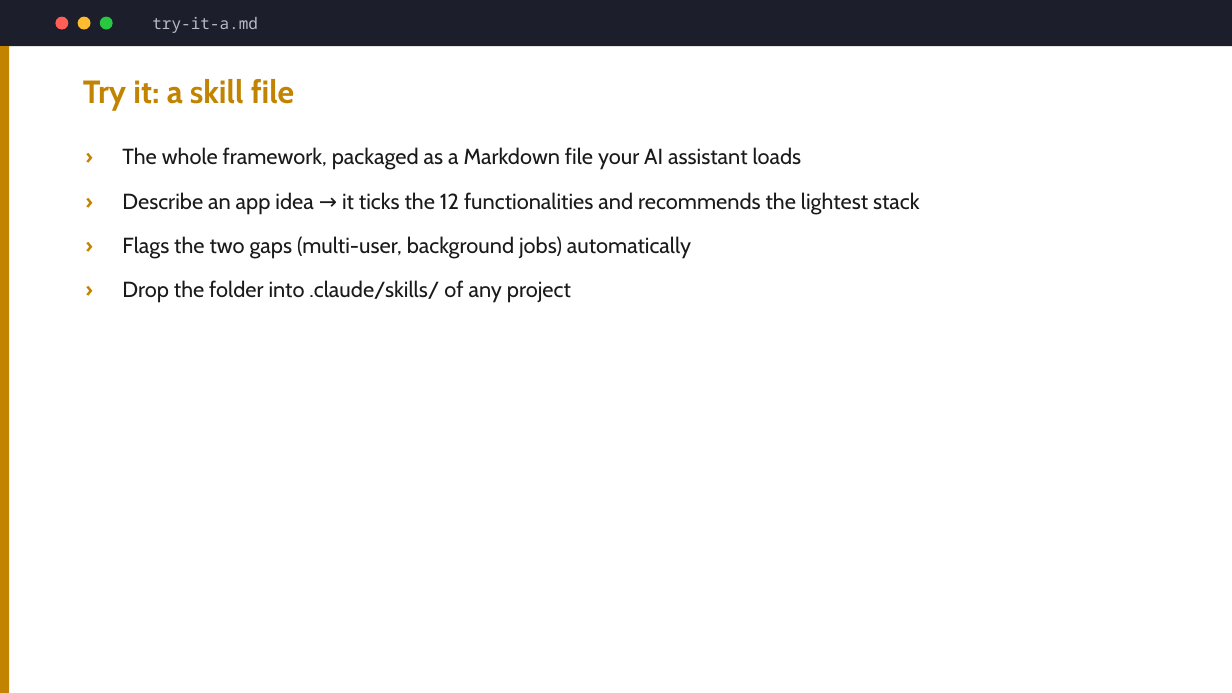
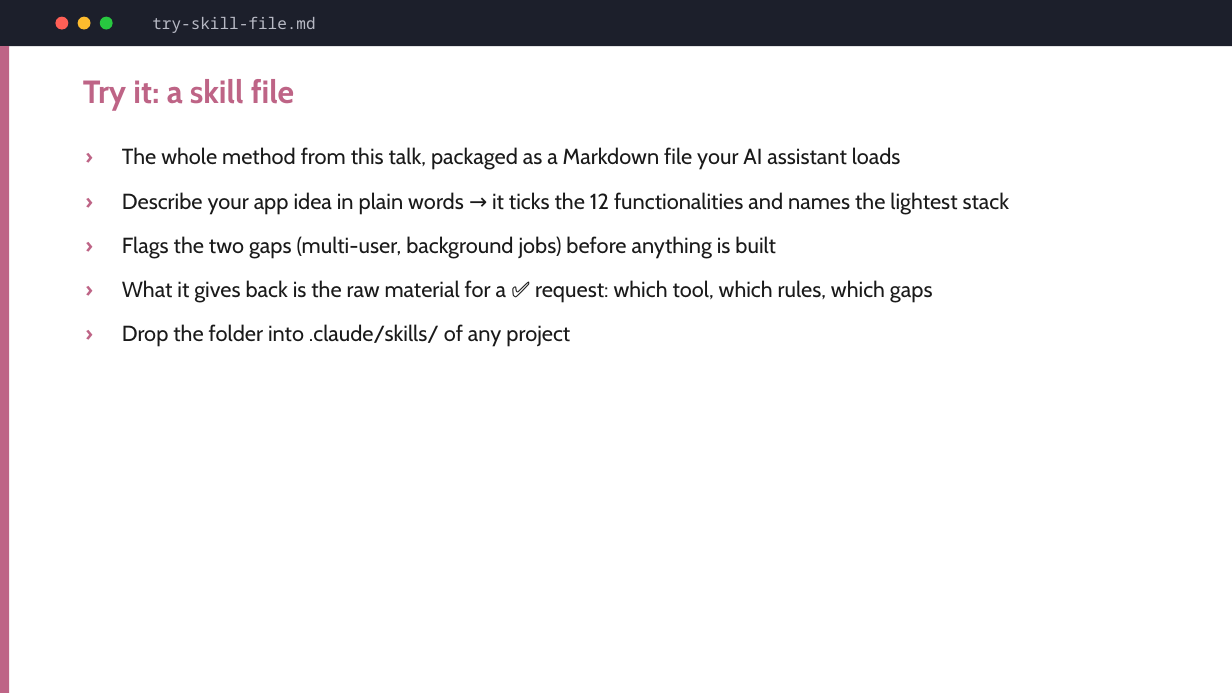
Before and after one commit to hovinh/web-development-learning-lab, a slide deck: slide 31 of blog/web-dev-for-data-people/slides/web-dev-for-data-people-slides.pptx (slide 36 before the commit). Drawn at 1232x693 pixels with LibreOffice and Linux fonts; fonts in the diff are those of the drawing. Boxes give left, top, right and bottom in pixels: in the first picture for what was removed or moved away, otherwise in the second. Text is boxed around its words. In the diff, an @@ line names an element or a change of style, - is before the commit and + after.

Commit message:
Reframe talk deck around the LLM request; fix review findings
- Thread "you'll ask an LLM to build it" through every section; move the
  thesis up to straight after the hook
- Add a code slide kind: the real PROMPT.md behind demo 1, and the ownership
  rule in both labeling codebases
- Use one tick-number convention; the meter lights actual rows; the ladder
  shows which ticks each rung adds
- Retake the Django admin (was empty) and PSA screenshots; move the Run-it
  slides to an appendix (86.5 min planned)
- Fix the HTML deck CSS being overridden by reveal's theme

```diff
--- a/blog/web-dev-for-data-people/slides/web-dev-for-data-people-slides.pptx
+++ b/blog/web-dev-for-data-people/slides/web-dev-for-data-people-slides.pptx
@@ text at (152,17,315,33): text changed @@
-try-it-a.md
+try-skill-file.md
@@ rectangle at (0,46,9,693): fill #C28400 to #BE6486 @@
@@ text "Try it: a skill file" at (83,79,294,110): text colour #C28400 to #BE6486 @@
@@ text at (122,147,1010,303): text changed @@
-› The whole framework, packaged as a Markdown file your AI assistant loads
-› Describe an app idea → it ticks the 12 functionalities and recommends the lightest stack
-› Flags the two gaps (multi-user, background jobs) automatically
+› The whole method from this talk, packaged as a Markdown file your AI assistant loads
+› Describe your app idea in plain words → it ticks the 12 functionalities and names the lightest stack
+› Flags the two gaps (multi-user, background jobs) before anything is built
+› What it gives back is the raw material for a ✅ request: which tool, which rules, which gaps
@@ text at (122,324,570,347): text colour #C28400 to #BE6486 in "›"; indent changed @@
```
Also in this commit, not shown: 38 other slides changed, 3 slides added, 1 slide removed, 15 other files.
